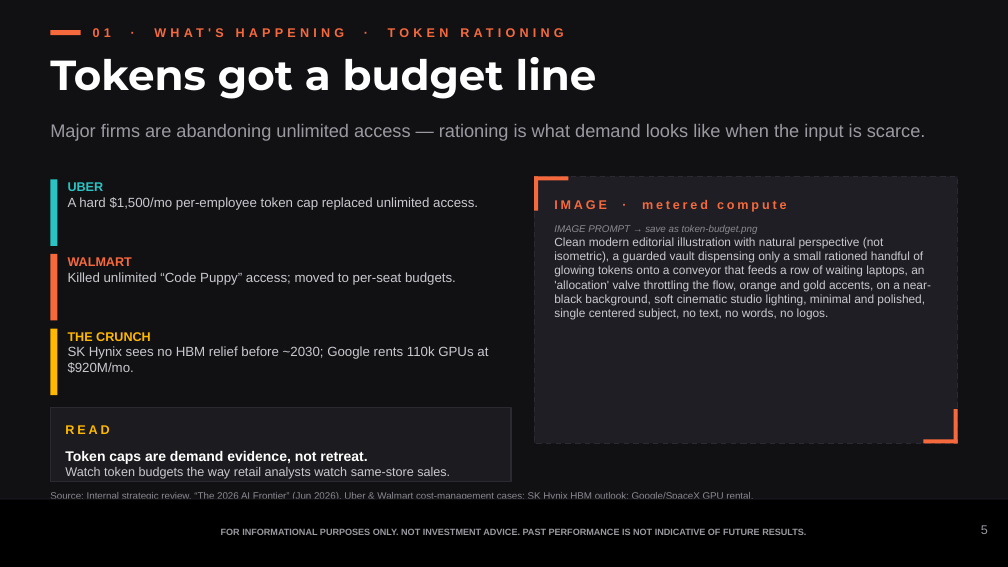
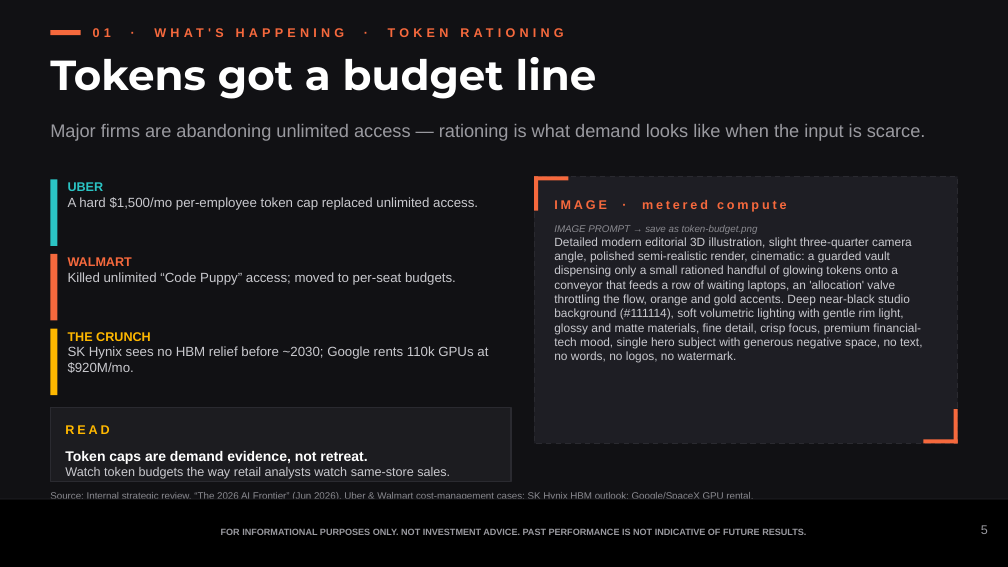
Before and after one commit to samuelcmcclellan-cell/ai-markets-deck, a slide deck: slide 5 of ai-markets-deck.pptx. Drawn at 1008x567 pixels with LibreOffice and Linux fonts; fonts in the diff are those of the drawing. Boxes give left, top, right and bottom in pixels: in the first picture for what was removed or moved away, otherwise in the second. Text is boxed around its words. In the diff, an @@ line names an element or a change of style, - is before the commit and + after.

```diff
--- a/ai-markets-deck.pptx
+++ b/ai-markets-deck.pptx
@@ text at (554,237,923,363): text changed @@
-Clean modern editorial illustration with natural perspective (not isometric), a guarded vault dispensing only a small rationed handful of glowing tokens onto a conveyor that feeds a row of waiting laptops, an 'allocation' valve throttling the flow, orange and gold accents, on a near-black background, soft cinematic studio lighting, minimal and polished, single centered subject, no text, no words, no logos.
+Detailed modern editorial 3D illustration, slight three-quarter camera angle, polished semi-realistic render, cinematic: a guarded vault dispensing only a small rationed handful of glowing tokens onto a conveyor that feeds a row of waiting laptops, an 'allocation' valve throttling the flow, orange and gold accents. Deep near-black studio background (#111114), soft volumetric lighting with gentle rim light, glossy and matte materials, fine detail, crisp focus, premium financial-tech mood, single hero subject with generous negative space, no text, no words, no logos, no watermark.
```
Also in this commit, not shown: 3 other slides changed, 3 other files.
